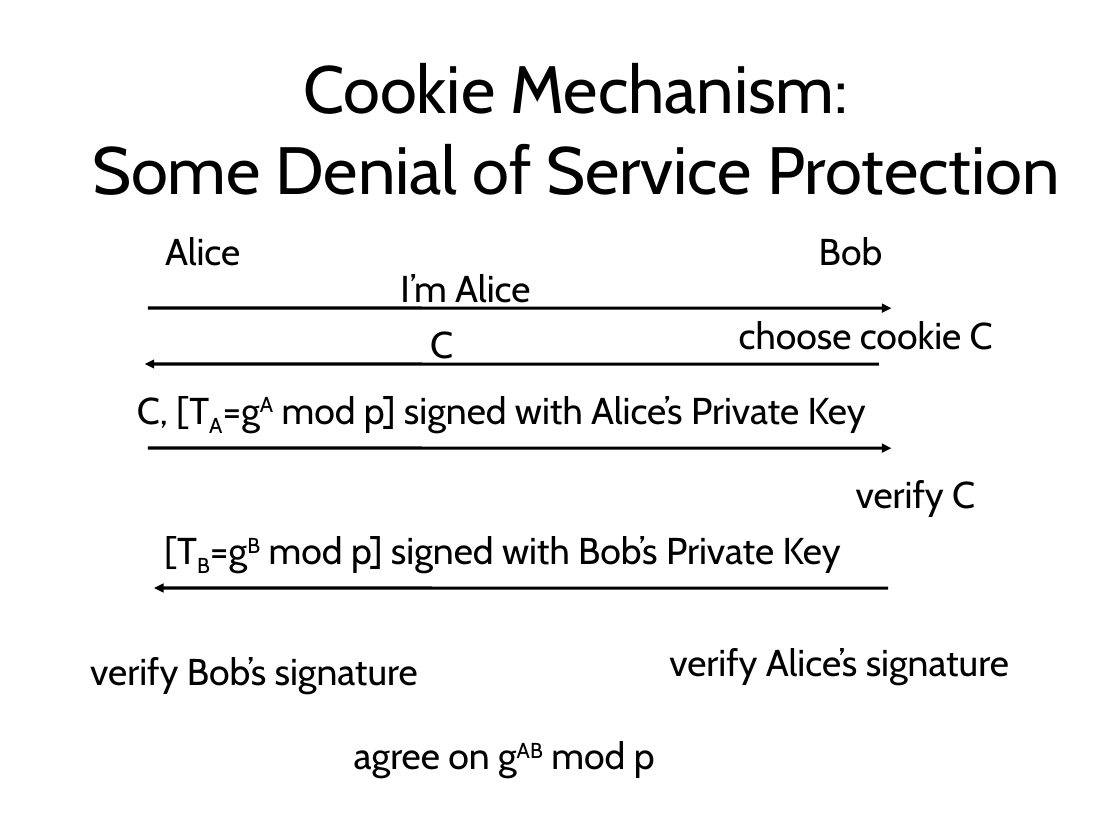
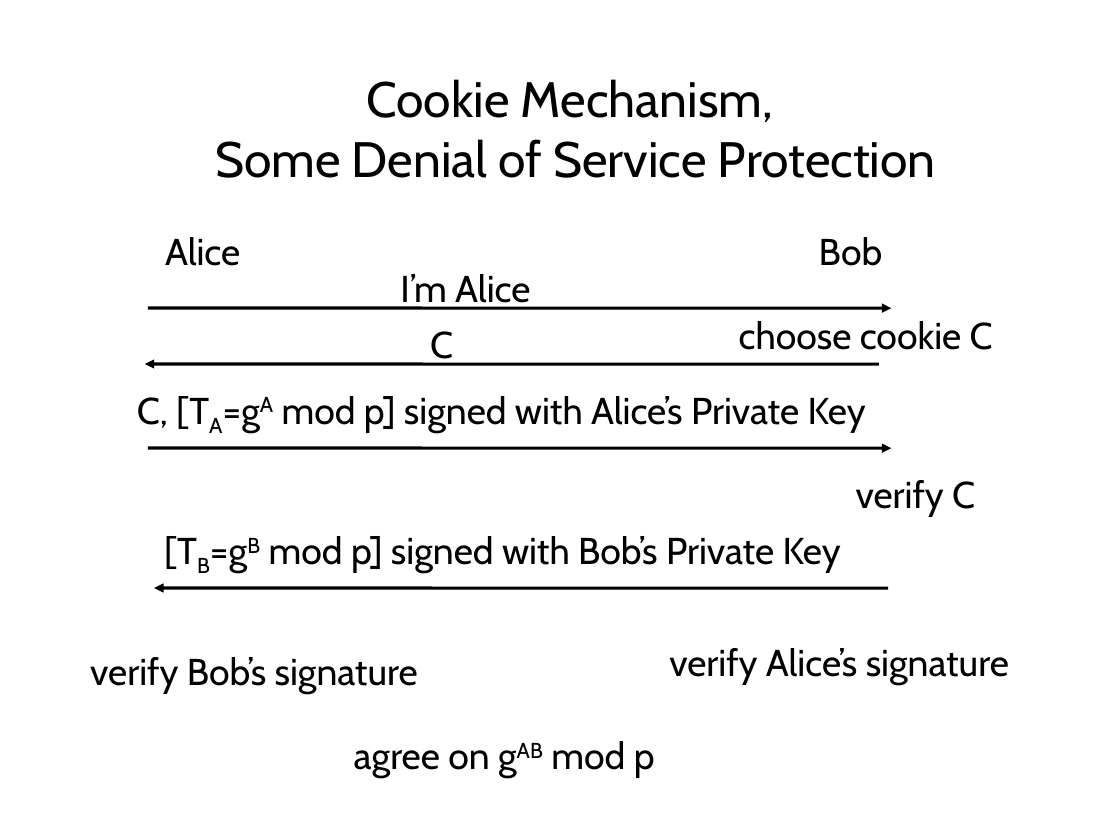
Before and after one commit to sftcd/cs7053, a slide deck: slide 135 of 2022lectures/04-crypto.odp. Drawn at 1120x840 pixels with LibreOffice and Linux fonts; fonts in the diff are those of the drawing. Boxes give left, top, right and bottom in pixels: in the first picture for what was removed or moved away, otherwise in the second. Text is boxed around its words. In the diff, an @@ line names an element or a change of style, - is before the commit and + after.

```diff
--- a/2022lectures/04-crypto.odp
+++ b/2022lectures/04-crypto.odp
@@ title at box(215, 79, 936, 178): text changed; size 43 to 32 pt @@
-Cookie Mechanism:
-Some Denial of Service Protection
+Cookie Mechanism,
+Some Denial of Service Protection
```
Also in this commit, not shown: 21 other slides changed.
